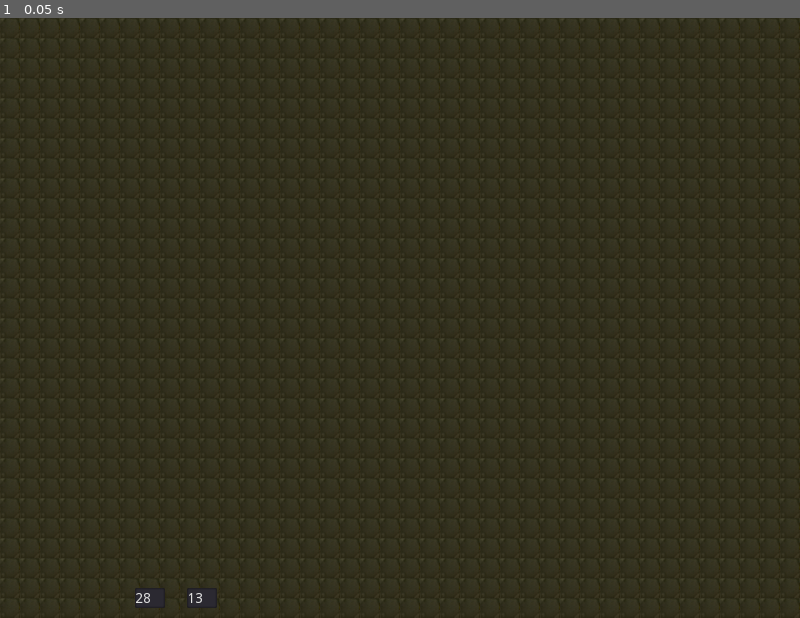
Above: before the commit, frame 1.
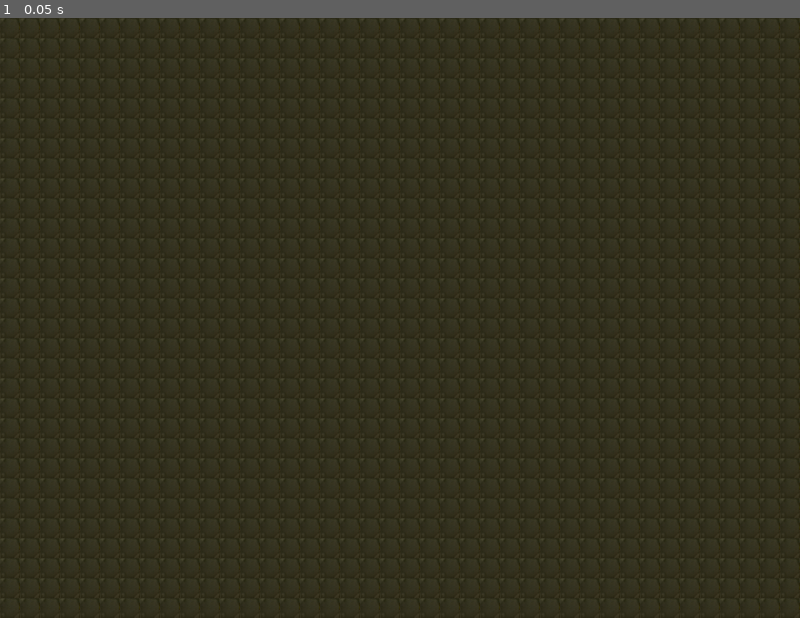
Above: after the commit, the same moment.

Repository: tbs1-bo/flipflapflop
Game: Godot game, scene res://Main.tscn
Two runs of this game, one before a commit and one after it. Both use one fixed random seed, a clock stepped at 60 frames per second and the inputs below.
Inputs:
- Up to frame 1 (0.05 s): no input

The runs differ from the first frame. In frame 1, less than 0.1% of the frame differs, in the area x 16-28%, y 95-99%.

Commit message:
gui elements removed.

Diff:
--- a/godot_emu/Map.tscn
+++ b/godot_emu/Map.tscn
@@ -6,30 +6,7 @@
 [node name="Map" type="Node2D"]
 script = ExtResource( 1 )
 
-[node name="Button" type="Button" parent="."]
-margin_left = 6.0
-margin_top = 547.0
-margin_right = 122.0
-margin_bottom = 592.0
-
 [node name="TileMap" type="TileMap" parent="."]
 tile_set = ExtResource( 2 )
 cell_size = Vector2( 20, 20 )
 format = 1
-
-[node name="teWidth" type="TextEdit" parent="."]
-margin_left = 135.0
-margin_top = 570.0
-margin_right = 165.0
-margin_bottom = 590.0
-text = "28"
-
-[node name="teHeight" type="TextEdit" parent="."]
-margin_left = 187.0
-margin_top = 570.0
-margin_right = 217.0
-margin_bottom = 590.0
-text = "13"
-[connection signal="pressed" from="Button" to="." method="_on_Button_pressed"]
-[connection signal="text_changed" from="teWidth" to="." method="_on_teWidth_text_changed"]
-[connection signal="text_changed" from="teHeight" to="." method="_on_teHeight_text_changed"]
